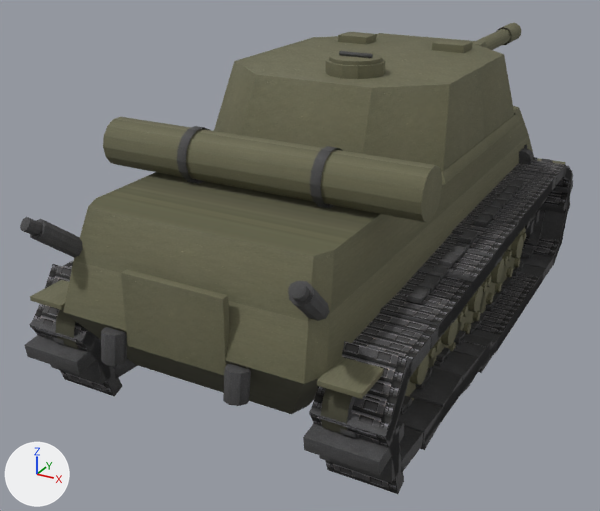
Before and after pictures for a commit that changed the Blender file authoring/t34/output/t34_replica.blend.
Both versions are drawn from a 50 mm lens placed at (3.01, -6.39, 3.68), pointed at (-0.66, 0.29, 0.34). Arrows for +X, +Y and +Z are at lower left; the lights stay in place. The older version comes first.

Script lines for the objects in view, before the commit:
```python
me_cosmetic_hull = bpy.data.meshes.new('Cosmetic_hull')
me_cosmetic_hull.from_pydata(...)  # 624 vertices, 930 faces; spans x -1.33..1.33, y -2.83..2.8, z 0.42..2.08
me_cosmetic_hull.materials.append(mat_t34_concept_atlas)  # picture img_vehicle_concept_atlas_v1_png
me_cosmetic_turret = bpy.data.meshes.new('Cosmetic_turret')
me_cosmetic_turret.from_pydata(...)  # 204 vertices, 312 faces; spans x -1.1..1.1, y -1.59..1.55, z -0.03..0.82
me_cosmetic_turret.materials.append(mat_t34_concept_atlas)  # picture img_vehicle_concept_atlas_v1_png
me_cosmetic_wheels = bpy.data.meshes.new('Cosmetic_wheels')
me_cosmetic_wheels.from_pydata(...)  # 1536 vertices, 2464 faces; spans x -1.26..1.26, y -2.5..2.37, z 0.02..1.08
me_cosmetic_wheels.materials.append(mat_t34_concept_atlas)  # picture img_vehicle_concept_atlas_v1_png
ob_cosmetic_hull = bpy.data.objects.new('Cosmetic_hull', me_cosmetic_hull)
ob_cosmetic_hull.parent = ob_hull
ob_cosmetic_hull.location = (0.0, 0.0, 0.0)
ob_cosmetic_turret = bpy.data.objects.new('Cosmetic_turret', me_cosmetic_turret)
ob_cosmetic_turret.parent = ob_turret
ob_cosmetic_turret.location = (0.0, 0.0, 0.0)
ob_cosmetic_wheels = bpy.data.objects.new('Cosmetic_wheels', me_cosmetic_wheels)
ob_cosmetic_wheels.parent = ob_hull
ob_cosmetic_wheels.location = (0.0, 0.0, 0.0)
# also in view: 'Cosmetic_track_left' at (-1.2, 0.02, 0.54); 'Cosmetic_track_right' at (1.2, 0.02, 0.54)
```
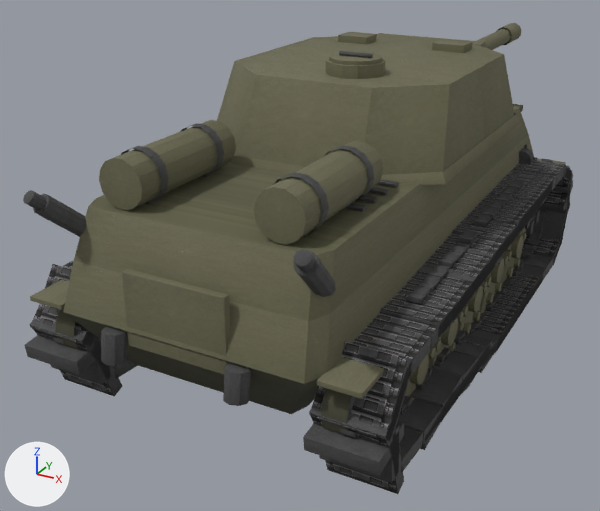
Diff of the bpy script that builds the scene:
```diff
--- a/authoring/t34/output/t34_replica.blend.py
+++ b/authoring/t34/output/t34_replica.blend.py
@@ me_cosmetic_hull @@
 # used by ob_cosmetic_hull; parent = ob_hull; location = (0.0, 0.0, 0.0)
-me_cosmetic_hull.from_pydata(...)  # 624 vertices, 930 faces; spans x -1.33..1.33, y -2.83..2.8, z 0.42..2.08
+me_cosmetic_hull.from_pydata(...)  # 748 vertices, 1098 faces; spans x -1.33..1.33, y -2.77..2.8, z 0.42..2.06
+# me_cosmetic_hull part 1: a new loose piece, a 14-sided cylinder along y spanning x 0.44..0.81, y -2.3..-1.15, z 1.69..2.05, in mat_t34_concept_atlas (picture img_vehicle_concept_atlas_v1_png)
+# me_cosmetic_hull part 2: the loose piece of 28 vertices spanning x 0.51..0.59, y -1.71..-1.29, z 1.68..2.08 is copied, and the copy is turned -90 degrees about the z axis through its middle and scaled by 0.977, then moved by (0.07, 0.12, -0.01); it spans x 0.42..0.82, y -1.42..-1.34, z 1.68..2.06
+# me_cosmetic_hull part 3: the loose piece of 28 vertices spanning x 0.51..0.59, y -1.71..-1.29, z 1.68..2.08 is copied, and the copy is turned -90 degrees about the z axis through its middle and scaled by 0.977, then moved by (0.07, -0.57, -0.01); it spans x 0.42..0.82, y -2.11..-2.03, z 1.68..2.06
+# me_cosmetic_hull part 4
+# 19 vertices are removed from x -0.99..1.3, y -2.79..-1.31, z 1.29..2.07
+# 105 faces are deleted
+# 36 vertices in x 0.17..0.2, y -1.62..-0.08, z 1.55..1.61 move by (0.07, 0.0, 0.1)
+# 36 vertices in x 0.8..0.83, y -1.62..-0.08, z 1.55..1.61 move by (0.03, 0.0, 0.1)
+# 20 vertices in x -1.07..1.07, y -2.76..-2.68, z 1.58..1.66 move by (0.0, 0.06, 0.16)
+# 15 vertices in x -1.07..1.07, y -2.83..-2.76, z 1.56..1.72 move by (0.0, 0.06, 0.17)
+# 8 vertices in x -0.4..0.4, y -2.62..-2.56, z 0.85..1.39 move by (0.0, 0.01, 0.0)
+# 7 vertices in x -0.97..0.99, y -2.39..-2.31, z 1.29..1.35 move by (0.0, 0.07, 0.13)
+# 119 vertices move from x -1.3..1.07, y -2.83..-1.29, z 1.26..2.08 to x -1.07..1.07, y -2.77..-1.15, z 1.4..2.06
+# 5 vertices are added at (-0.99, -2.26, 1.45), (-0.99, -2.3, 1.42), (0.99, -2.3, 1.42), (0.98, -2.73, 1.87), (-0.82, -2.11, 1.87)
+# 14 new vertices lie (0.0, -1.15, 0.0) away from vertices in x -1.3, y -1.69..-1.31, z 1.69..2.07
+# 105 new faces join them
+# me_cosmetic_hull part 5: 37 kept faces spanning x -1.05..1.05, y -2.77..-1.15, z 1.68..2.06 get new texture (UV) coordinates
+# other edits to the shape of me_cosmetic_hull do not show in these pictures
 me_cosmetic_hull.materials.append(mat_t34_concept_atlas)
```

Where the change shows, as pixel boxes [x1, y1, x2, y2] in the pictures (600 x 511 px; the box of a moved part takes in the faces that stretch with it):
'Cosmetic_hull', reshaped
    before: [20, 106, 566, 414]
    after: [23, 104, 566, 414]
part 1 of me_cosmetic_hull, added (yellow)
    after: [254, 141, 383, 245]
part 2 of me_cosmetic_hull, added
    after: [324, 145, 374, 202]
part 3 of me_cosmetic_hull, added
    after: [273, 172, 329, 235]
part 4 of me_cosmetic_hull, moved or reshaped
    before: [20, 117, 442, 375]
    after: [23, 120, 399, 374]
part 5 of me_cosmetic_hull, surface changed
    before: [24, 126, 341, 236]
    after: [27, 123, 302, 271]
